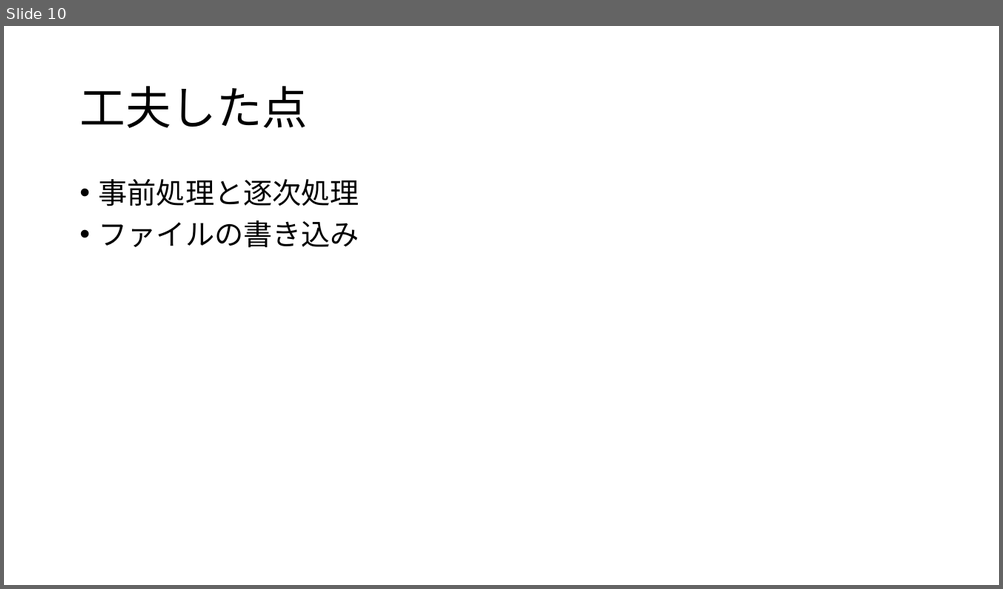
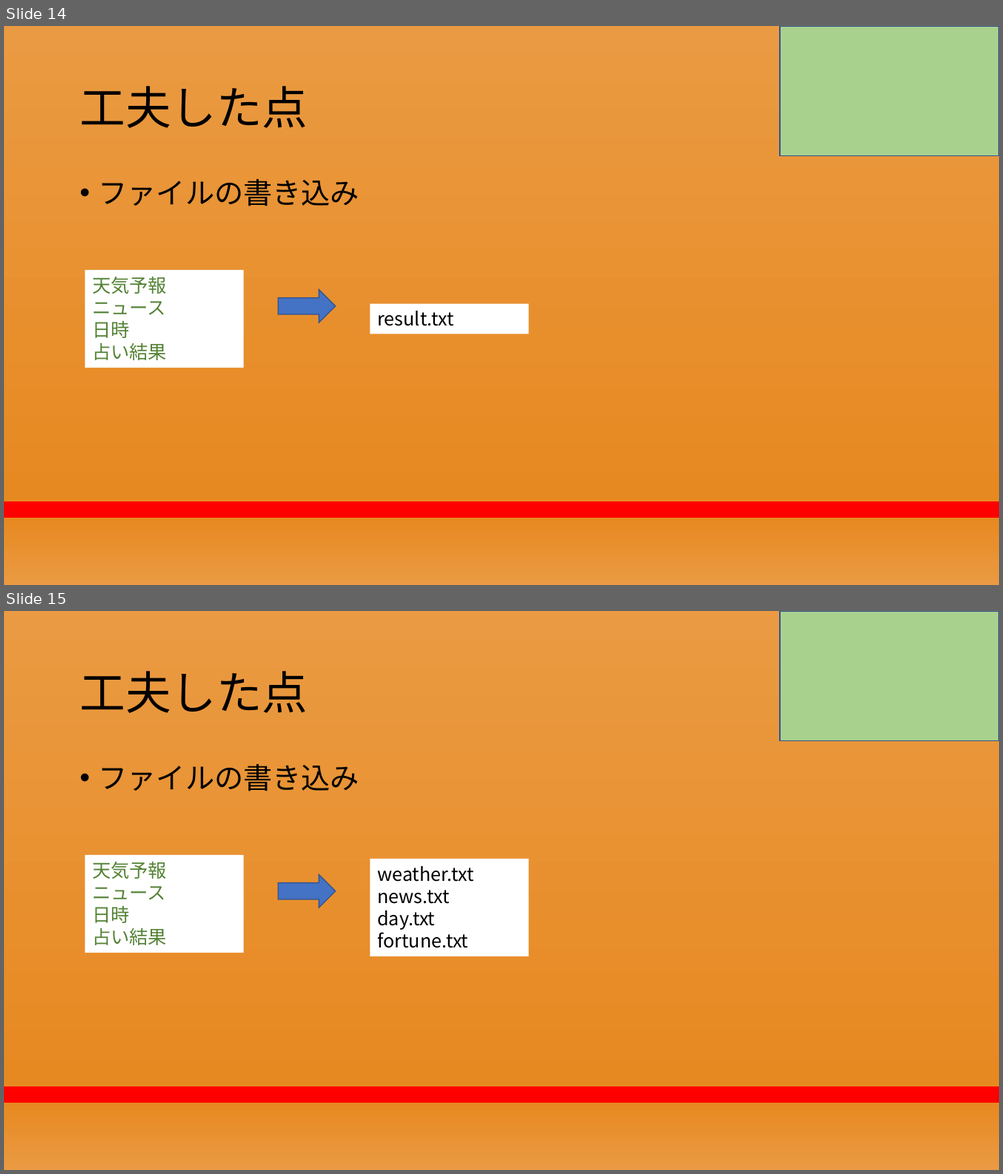
Before and after one commit to RikiishiSuzunosuke/AIspeaker_yosie, a slide deck: presentation/第二回プレゼン_アウトライン.pptx. Shown one above the other, each under a label of ours: slide 10 before the commit, slides 14 and 15 after it. The pictures are 1003x589 and 1003x1174 pixels, drawn with LibreOffice and Linux fonts; fonts in the diff are those of the drawing. Boxes give left, top, right and bottom in pixels: in the first picture for what was removed or moved away, otherwise in the second. Text is boxed around its words. In the diff, an @@ line names an element or a change of style, - is before the commit and + after.

```diff
--- a/presentation/第二回プレゼン_アウトライン.pptx
+++ b/presentation/第二回プレゼン_アウトライン.pptx
@@ slide 15 added at (4, 611, 999, 1170), background gradient #EA9A42 to #E78921 to #FF0000 @@
@@ rectangle added at (780, 611, 999, 741), fill #A9D18E, outline #325491 1 pt @@
@@ title added at (79, 671, 307, 713), 44 pt, text #000000 @@
+工夫した点
@@ text added at (99, 764, 359, 792), 28 pt, text #000000 @@
+• ファイルの書き込み
@@ rectangle added at (85, 855, 244, 953), fill #FFFFFF, 18 pt, text #548235 @@
+天気予報
+ニュース
+日時
+占い結果
@@ right arrow added at (278, 875, 336, 908), fill #4472C4, outline #325491 1 pt @@
@@ rectangle added at (370, 859, 529, 957), fill #FFFFFF, 18 pt, text #000000 @@
+weather.txt
+news.txt
+day.txt
+fortune.txt
@@ what was slide 10 is now slide 14 @@
@@ slide 14 changed as well @@
@@ background #FFFFFF to gradient #EA9A42 to #E78921 to #FF0000 @@
@@ rectangle added at (780, 26, 999, 156), fill #A9D18E, outline #325491 1 pt @@
@@ text at (99, 179, 359, 207): paragraph removed @@
-• 事前処理と逐次処理
@@ rectangle added at (85, 270, 244, 368), fill #FFFFFF, 18 pt, text #548235 @@
+天気予報
+ニュース
+日時
+占い結果
@@ right arrow added at (278, 290, 336, 323), fill #4472C4, outline #325491 1 pt @@
@@ rectangle added at (370, 304, 529, 334), fill #FFFFFF, 18 pt, text #000000 @@
+result.txt
```
Also in this commit, not shown: 7 other slides changed, 11 other slides added, 6 slides removed, 33 other files.
